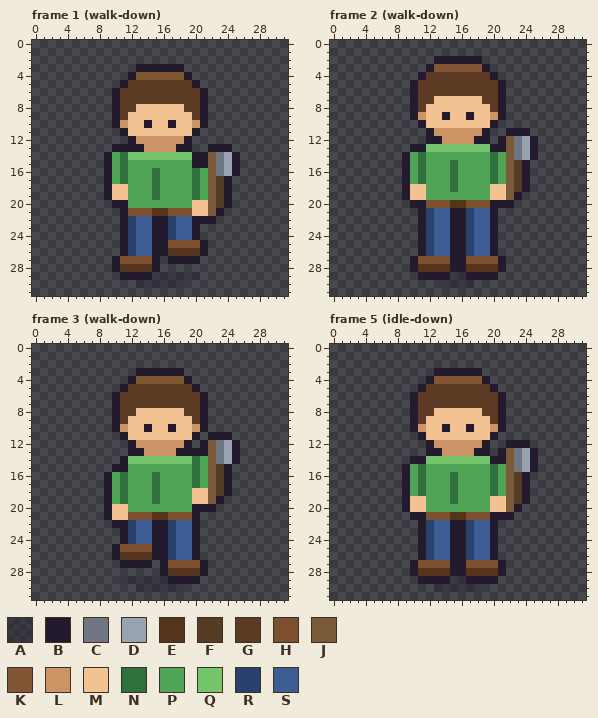
Two versions of one pixel-art file, assets/aseprite/actor_hero_axe.aseprite. The picture above was drawn from the file before the commit.
32x32 pixels, 52 frames. Shown: frame 1 (walk-down), frame 2 (walk-down), frame 3 (walk-down), frame 5 (idle-down). The commit also changed other frames, which this record leaves out.
Visible layers, top first: "actor", "shadow".
Palette (. is transparent): A #241a2e5a  B #241a2e  C #6e7684  D #99a2b0  E #55341d  F #553d25  G #5c3a24  H #7d512f  J #7a5a38  K #825535  L #cc9464  M #f2c292  N #2f713c  P #4fa555  Q #74c46b  R #28416d  S #3d5d94
Pixels before, frame 1 (walk-down), first column x 9:
 3 ....BBBBBB.......
 4 ...BKKKKKKB......
 5 ..BGGGGGGGGB.....
 6 .BGGGGGGGGGGB....
 7 .BGGGGGGGGGGB....
 8 .BGGMMMMMMGGB....
 9 .BGMMMMMMMMGB....
10 .BLMMBMMBMMLB....
11 ..BMMMMMMMMB.....
12 ...BLLLLLLB......
13 .BBBBLLLLBB..BBB.
14 BPNQQQQQQQQBBJCDB
15 BPNPPPPPPPPBBJCDB
16 BPNPPPNPPPPNPJCDB
17 BPNPPPNPPPPNPJFB.
18 BMMPPPNPPPPNPJFB.
19 BMMPPPNPPPPNPJFB.
20 .BBPPPPPPPPMMJFB.
21 ..BHHHEEHHHMMJB..
22 ..BRSSBBRSSBBB...
23 ..BRSSBBRSSB.....
24 ..BRSSBBRSSB.....
25 ..BRSSBBHHHHB....
26 ..BRSSBBEEEEB....
27 .BHHHHB.BBBB.....
28 .BEEEEB..........
29 ..BBBBAAAAAA.....
30 ....AAAAAA.......
Pixels before, frame 2 (walk-down), first column x 9:
 2 ....BBBBBB.......
 3 ...BKKKKKKB......
 4 ..BGGGGGGGGB.....
 5 .BGGGGGGGGGGB....
 6 .BGGGGGGGGGGB....
 7 .BGGMMMMMMGGB....
 8 .BGMMMMMMMMGB....
 9 .BLMMBMMBMMLB....
10 ..BMMMMMMMMB.....
11 ...BLLLLLLB..BBB.
12 ...BBLLLLBB.BJCDB
13 .BBQQQQQQQQBBJCDB
14 BPNPPPPPPPPNPJCDB
15 BPNPPPNPPPPNPJFB.
16 BPNPPPNPPPPNPJFB.
17 BPNPPPNPPPPNPJFB.
18 BMMPPPNPPPPMMJFB.
19 BMMPPPPPPPPMMJB..
20 .BBHHHEEHHHBBB...
21 ..BRSSBBRSSB.....
22 ..BRSSBBRSSB.....
23 ..BRSSBBRSSB.....
24 ..BRSSBBRSSB.....
25 ..BRSSBBRSSB.....
26 ..BRSSBBRSSB.....
27 .BHHHHBBHHHHB....
28 .BEEEEBBEEEEB....
29 ..BBBBAABBBB.....
30 .....AAAA........
Pixels before, frame 3 (walk-down), first column x 9:
 3 ....BBBBBB.......
 4 ...BKKKKKKB......
 5 ..BGGGGGGGGB.....
 6 .BGGGGGGGGGGB....
 7 .BGGGGGGGGGGB....
 8 .BGGMMMMMMGGB....
 9 .BGMMMMMMMMGB....
10 .BLMMBMMBMMLB....
11 ..BMMMMMMMMB.BBB.
12 ...BLLLLLLB.BJCDB
13 ...BBLLLLBBBBJCDB
14 ..BQQQQQQQQNPJCDB
15 .BBPPPPPPPPNPJFB.
16 BPNPPPNPPPPNPJFB.
17 BPNPPPNPPPPNPJFB.
18 BPNPPPNPPPPMMJFB.
19 BPNPPPNPPPPMMJB..
20 BMMPPPPPPPPBBB...
21 BMMHHHEEHHHB.....
22 .BBRSSBBRSSB.....
23 ..BRSSBBRSSB.....
24 ..BRSSBBRSSB.....
25 .BHHHHBBRSSB.....
26 .BEEEEBBRSSB.....
27 ..BBBB.BHHHHB....
28 .......BEEEEB....
29 ..AAAAAABBBB.....
30 ....AAAAAA.......
Pixels before, frame 5 (idle-down), first column x 9:
 3 ....BBBBBB.......
 4 ...BKKKKKKB......
 5 ..BGGGGGGGGB.....
 6 .BGGGGGGGGGGB....
 7 .BGGGGGGGGGGB....
 8 .BGGMMMMMMGGB....
 9 .BGMMMMMMMMGB....
10 .BLMMBMMBMMLB....
11 ..BMMMMMMMMB.....
12 ...BLLLLLLB..BBB.
13 ...BBLLLLBB.BJCDB
14 .BBQQQQQQQQBBJCDB
15 BPNPPPPPPPPNPJCDB
16 BPNPPPNPPPPNPJFB.
17 BPNPPPNPPPPNPJFB.
18 BPNPPPNPPPPNPJFB.
19 BMMPPPNPPPPMMJFB.
20 BMMPPPPPPPPMMJB..
21 .BBHHHEEHHHBBB...
22 ..BRSSBBRSSB.....
23 ..BRSSBBRSSB.....
24 ..BRSSBBRSSB.....
25 ..BRSSBBRSSB.....
26 ..BRSSBBRSSB.....
27 .BHHHHBBHHHHB....
28 .BEEEEBBEEEEB....
29 ..BBBBAABBBB.....
30 ....AAAAAA.......
Once edited:
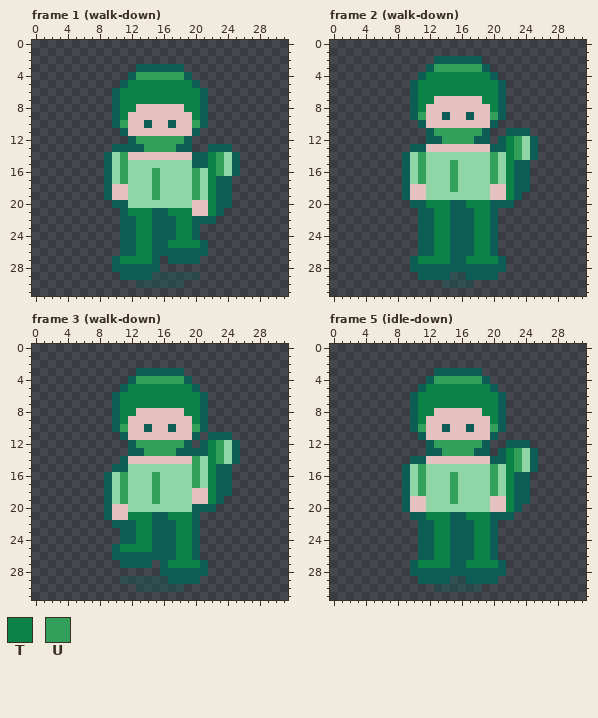
Colours new in this view: T #0c8346  U #329f5b
Changes in this commit:
colour A: #241a2e5a -> #0d5d565a
colour B: #241a2e -> #0d5d56
colour M: #f2c292 -> #e5c2c0
colour P: #4fa555 -> #8fd5a6
Changed rows in their new state; - is a pixel that keeps its letter.
Frame 1 (walk-down), layer "actor":
first column x 11:
 4 --UUUUUU------
 5 -TTTTTTTT-----
 6 TTTTTTTTTT----
 7 TTTTTTTTTT----
 8 TT------TT----
 9 T--------T----
10 U--------U----
12 --UUUUUU------
13 ---UUUU-------
14 UMMMMMMMM--TUP
15 U----------TUP
16 U---U----U-TUP
17 U---U----U-TB-
18 ----U----U-TB-
19 ----U----U-TB-
20 -----------TB-
21 -TTTBBTTT--T--
22 -BTT--BTT-----
23 -BTT--BTT-----
24 -BTT--BTT-----
25 -BTT--TTTT----
26 -BTT--BBBB----
27 TTTT----------
28 BBBB----------
Frame 2 (walk-down), layer "actor":
first column x 11:
 3 --UUUUUU------
 4 -TTTTTTTT-----
 5 TTTTTTTTTT----
 6 TTTTTTTTTT----
 7 TT------TT----
 8 T--------T----
 9 U--------U----
11 --UUUUUU------
12 ---UUUU----TUP
13 -MMMMMMMM--TUP
14 U--------U-TUP
15 U---U----U-TB-
16 U---U----U-TB-
17 U---U----U-TB-
18 ----U------TB-
19 -----------T--
20 -TTTBBTTT-----
21 -BTT--BTT-----
22 -BTT--BTT-----
23 -BTT--BTT-----
24 -BTT--BTT-----
25 -BTT--BTT-----
26 -BTT--BTT-----
27 TTTT--TTTT----
28 BBBB--BBBB----
Frame 3 (walk-down), layer "actor":
first column x 11:
 4 --UUUUUU------
 5 -TTTTTTTT-----
 6 TTTTTTTTTT----
 7 TTTTTTTTTT----
 8 TT------TT----
 9 T--------T----
10 U--------U----
12 --UUUUUU---TUP
13 ---UUUU----TUP
14 -MMMMMMMMU-TUP
15 ---------U-TB-
16 U---U----U-TB-
17 U---U----U-TB-
18 U---U------TB-
19 U---U------T--
21 -TTTBBTTT-----
22 -BTT--BTT-----
23 -BTT--BTT-----
24 -BTT--BTT-----
25 TTTT--BTT-----
26 BBBB--BTT-----
27 ------TTTT----
28 ------BBBB----
Frame 5 (idle-down), layer "actor":
first column x 11:
 4 --UUUUUU------
 5 -TTTTTTTT-----
 6 TTTTTTTTTT----
 7 TTTTTTTTTT----
 8 TT------TT----
 9 T--------T----
10 U--------U----
12 --UUUUUU------
13 ---UUUU----TUP
14 -MMMMMMMM--TUP
15 U--------U-TUP
16 U---U----U-TB-
17 U---U----U-TB-
18 U---U----U-TB-
19 ----U------TB-
20 -----------T--
21 -TTTBBTTT-----
22 -BTT--BTT-----
23 -BTT--BTT-----
24 -BTT--BTT-----
25 -BTT--BTT-----
26 -BTT--BTT-----
27 TTTT--TTTT----
28 BBBB--BBBB----
Boxes around the changes in both pictures, in picture pixels (x1, y1, x2, y2):
changed: (104, 64, 240, 288)
changed: (402, 56, 538, 288)
changed: (104, 368, 240, 592)
changed: (402, 368, 538, 592)
